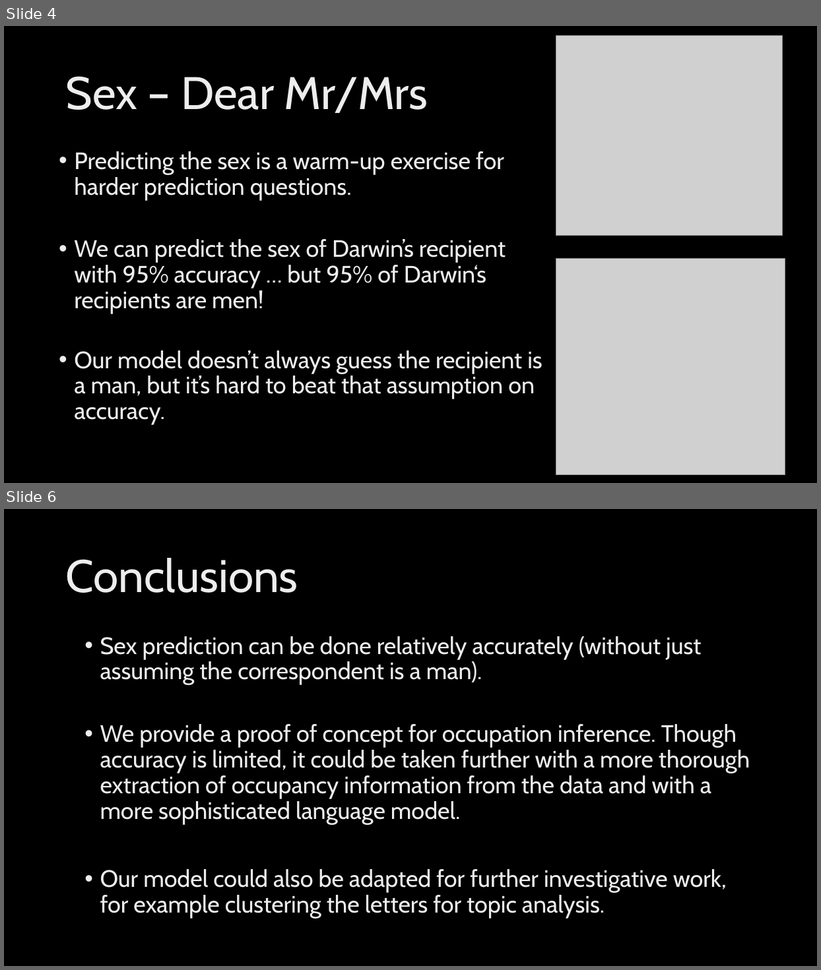
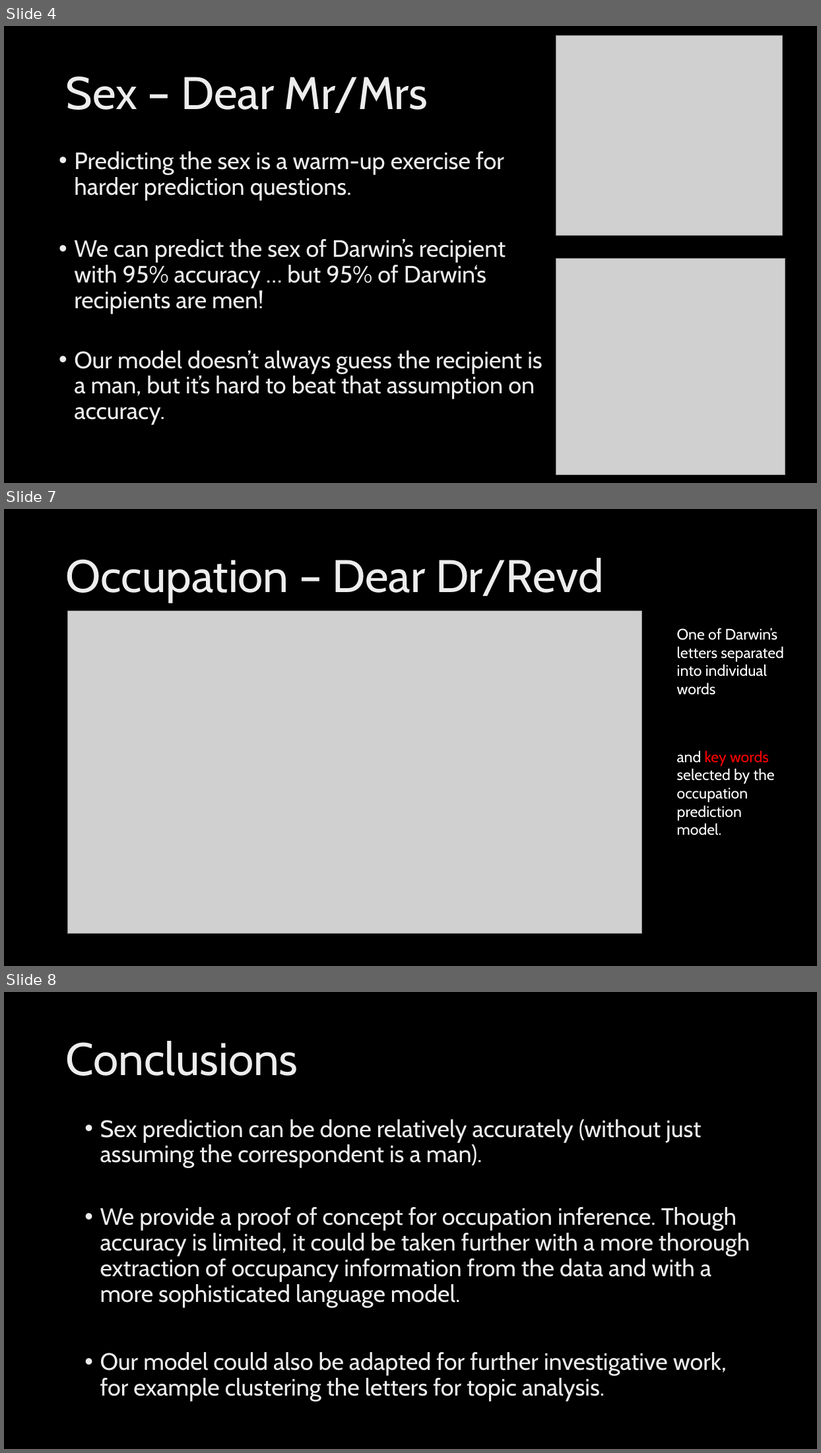
Before and after one commit to JasonRWood/Hack_darwin, a slide deck: DCP-presentation-group1.pptx. Shown one above the other, each under a label of ours: slides 4 and 6 before the commit, slides 4, 7 and 8 after it; the slides between them are not shown. The pictures are 821x970 and 821x1453 pixels, drawn with LibreOffice and Linux fonts; fonts in the diff are those of the drawing; grey boxes stand for pictures; background and template pictures are left out. Boxes give left, top, right and bottom in pixels: in the first picture for what was removed or moved away, otherwise in the second. Text is boxed around its words. In the diff, an @@ line names an element or a change of style, - is before the commit and + after.

Commit message:
add images to pwpt

```diff
--- a/DCP-presentation-group1.pptx
+++ b/DCP-presentation-group1.pptx
@@ slide 7 added at <box>4,509,817,966</box>, background picture (left out) @@
@@ title added at <box>66,558,603,602</box>, 54 pt, text gradient #BFBFBF to #EDEDED to #FFFFFF @@
+Occupation – Dear Dr/Revd
@@ picture added at <box>67,611,642,934</box> @@
@@ text added at <box>677,628,784,695</box>, 18 pt, text #FFFFFF @@
+One of Darwin’s letters separated into individual words
@@ text added at <box>677,751,775,836</box>, 18 pt, text #FFFFFF @@
+and key words selected by the occupation prediction model.
@@ what was slide 6 is now slide 8 @@
```
Also in this commit, not shown: 2 slides changed, 1 other slide added.
